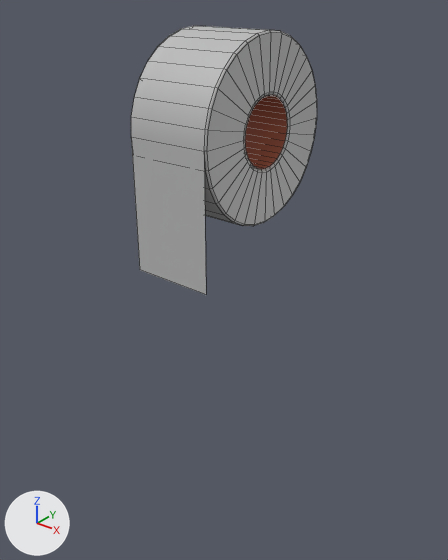
The FBX model Assets/Games/Toilet Paper/Models/ToiletPaper_Roll.fbx: old version first, new version second.
Both versions are drawn from a camera (50 mm lens) standing at (0.427, -0.544, 0.147) and looking at (-0.008, 0.0, -0.19). Every picture has the same lights, and +X, +Y and +Z are marked at lower left. Mesh edges are drawn as thin lines. Where no turn or scale is listed for an object, it has been applied to the vertices.

The scene before the commit, as lines of its bpy script (objects in view):
```python
me_mesh = bpy.data.meshes.new('Mesh')
me_mesh.from_pydata(...)  # 4 vertices, 1 face; spans x -0.049..0.049, y -0.101, z -0.152..0.0
me_mesh.materials.append(mat_lambert5)  # grey #bcbcbc
# before: 2 (0.049, -0.101, -0.152) at pixel (206, 294), 3 (-0.049, -0.101, -0.152) at pixel (139, 269)
me_mesh_001 = bpy.data.meshes.new('Mesh.001')
me_mesh_001.from_pydata(...)  # 256 vertices, 256 faces; spans x -0.052..0.052, y -0.101..0.101, z -0.101..0.101
# faces by material slot: [96, 128, 32]
me_mesh_001.materials.append(mat_lambert5)  # grey #bcbcbc
me_mesh_001.materials.append(mat_static_tp)  # grey #bcbcbc
me_mesh_001.materials.append(mat_tp_roll)  # brown #b1664f
ob_toilet_paper_roll = bpy.data.objects.new('Toilet_Paper_Roll', me_mesh_001)
ob_toilet_paper_roll.location = (0.0, 0.0, 0.0)
ob_toilet_paper_sheet = bpy.data.objects.new('Toilet_Paper_Sheet', me_mesh)
ob_toilet_paper_sheet.location = (0.0, 0.0, 0.0)
```
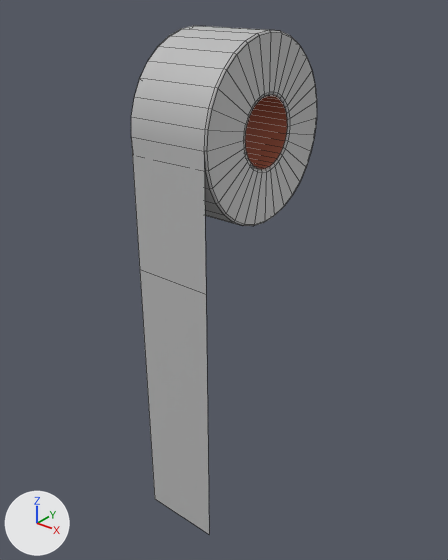
Changed parts and their boxes (x1, y1, x2, y2) in the pictures (448 x 560 px):
'Toilet_Paper_Sheet', reshaped (150% taller): before (131, 137, 206, 295); after (131, 137, 209, 534)
part 1 of me_mesh, added: after (140, 270, 209, 534)

Edits to the bpy script that builds the scene:
```text
Change me_mesh:
    where me_mesh.from_pydata(...)  # 4 vertices, 1 face; spans x -0.049..0.049, y -0.101, z -0.152..0.0
    used by ob_toilet_paper_sheet; location = (0.0, 0.0, 0.0)
    verts and faces of me_mesh; kept vertices keep their numbers, new ones are numbered from 4
    me_mesh part 1
    add verts[4] = (-0.049, -0.101, -0.501)  # pixel (154, 498)
    add verts[5] = (0.049, -0.101, -0.501)  # pixel (209, 534)
    add faces += [(2, 3, 4, 5)]
```
